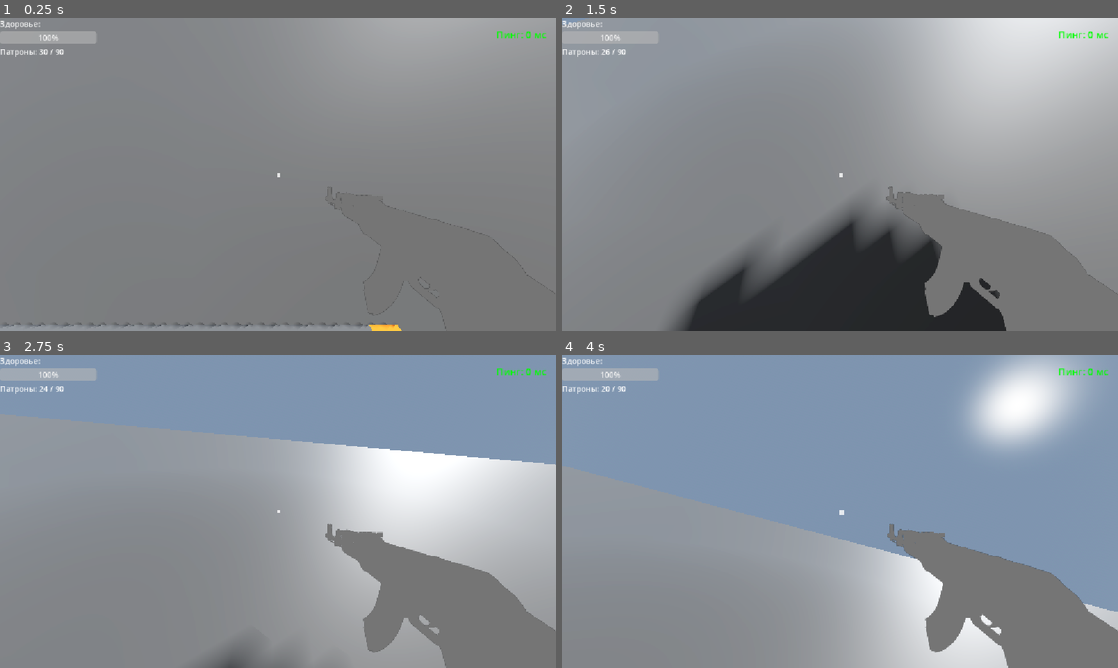
Above: before the commit, frames 1-4 (two rows, left to right).
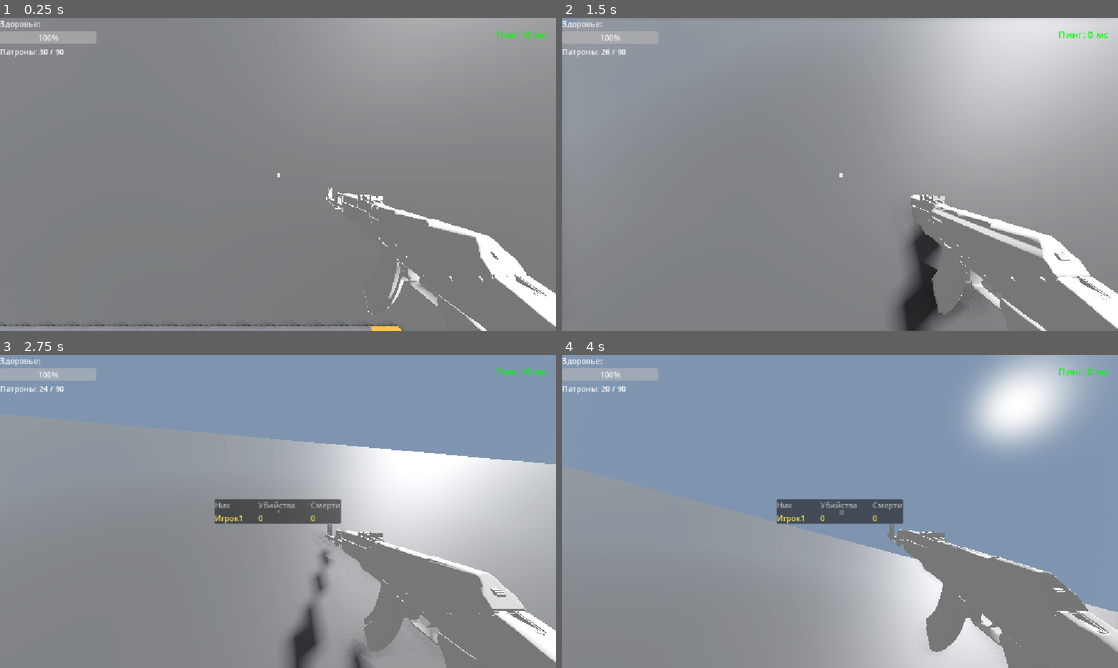
Above: after the commit, the same moments.

Repository: genjblu/multiplayer-vb
Game: Godot game, scene res://scenes/arena.tscn
The game is run twice, just before and just after one commit, with the same random seed, the same clock (stepped at 60 frames per second) and the same inputs. This scene is started directly instead of the project's main scene. The engine's default icon, where the game draws it, is replaced by a stand-in: a white triangle on a blue panel in a dark square.
Inputs (mouse positions are in pixels of both pictures, inside the frame that each line leads up to):
- Up to frame 1 (0.25 s): no input
- Up to frame 2 (1.5 s): tap Enter (ui_accept) at 0.5 s; move the mouse to (867, 174) at 0.52 s; hold Right mouse button (ads) 0.53-1.28 s; hold W (move_forward) from 0.53 s (still down); tap Space (jump) at 0.77, 1.07 s; click (867, 174) at 0.8 s; move the mouse to (812, 174) at 1.27 s; click (812, 174) at 1.35 s
- Up to frame 3 (2.75 s): keep holding W (move_forward); tap Space (jump) at 1.52, 1.82 s; tap Tab at 1.55 s; move the mouse to (289, 505) at 2.02 s; hold Tab from 2.03 s (still down); click (289, 505) at 2.17 s; right-click (289, 505) at 2.3 s
- Up to frame 4 (4 s): keep holding W (move_forward); move the mouse to (834, 517) at 2.77 s; release Tab at 2.78 s; right-click (834, 517) at 2.85 s; tap Space (jump) at 3.02, 3.32, 3.77 s; click (834, 517) at 3.05 s; move the mouse to (878, 514) at 3.52 s; hold Tab from 3.53 s (still down); tap Ctrl (crouch) at 3.6 s; click (878, 514) at 3.67 s

The runs differ from the first frame. In frame 1, 2.6% of the frame differs, in the area x 0-100%, y 54-100%; in frame 2, 16%, in the area x 19-100%, y 53-100%; in frame 3, 5.6%; in frame 4, 2.7%.

Commit message:
fixed lighting on weapons, added statistic menu, fixed issue with host

Diff:
--- /dev/null
+++ b/new_autoload_script.gd
@@ -0,0 +1,11 @@
+extends Node
+
+
+# Called when the node enters the scene tree for the first time.
+func _ready() -> void:
+	pass # Replace with function body.
+
+
+# Called every frame. 'delta' is the elapsed time since the previous frame.
+func _process(delta: float) -> void:
+	pass
--- a/project.godot
+++ b/project.godot
@@ -19,6 +19,7 @@
 
 NetworkManager="*res://scripts/network_manager.gd"
 _mcp_game_helper="*res://addons/godot_ai/runtime/game_helper.gd"
+GameStats="*res://scripts/game_stats.gd"
 
 [display]
 
--- a/scenes/arena.tscn
+++ b/scenes/arena.tscn
@@ -18,6 +18,7 @@
 ambient_light_source = 2
 ambient_light_color = Color(0.4, 0.4, 0.4, 1)
 tonemap_mode = 2
+ssao_enabled = true
 glow_enabled = true
 
 [sub_resource type="ConcavePolygonShape3D" id="ConcavePolygonShape3D_olpmc"]
@@ -32,6 +33,8 @@
 [node name="DirectionalLight3D" type="DirectionalLight3D" parent="." unique_id=1790312215 groups=["directional_lights"]]
 transform = Transform3D(0.707107, -0.5, 0.5, 0, 0.707107, 0.707107, -0.707107, -0.5, 0.5, 0, 10, 0)
 shadow_enabled = true
+directional_shadow_split_1 = 0.05
+directional_shadow_blend_splits = true
 
 [node name="WorldEnvironment" type="WorldEnvironment" parent="." unique_id=909601243]
 environment = SubResource("Environment_arena")
--- a/scenes/main_menu.tscn
+++ b/scenes/main_menu.tscn
@@ -4,13 +4,28 @@
 
 [node name="MainMenu" type="Control" unique_id=210663154]
 layout_mode = 3
-anchors_preset = 0
+anchors_preset = 8
+anchor_left = 0.5
+anchor_top = 0.5
+anchor_right = 0.5
+anchor_bottom = 0.5
+grow_horizontal = 2
+grow_vertical = 2
 script = ExtResource("1_l6cm7")
 
 [node name="CenterContainer" type="CenterContainer" parent="." unique_id=1237441099]
-layout_mode = 0
-anchor_right = 1.0
-anchor_bottom = 1.0
+layout_mode = 1
+anchors_preset = 8
+anchor_left = 0.5
+anchor_top = 0.5
+anchor_right = 0.5
+anchor_bottom = 0.5
+offset_left = -184.0
+offset_top = -186.5
+offset_right = 184.0
+offset_bottom = 186.5
+grow_horizontal = 2
+grow_vertical = 2
 
 [node name="PanelContainer" type="PanelContainer" parent="CenterContainer" unique_id=1225483137]
 layout_mode = 2
@@ -83,3 +98,8 @@
 layout_mode = 2
 text = "Статус: Ожидание..."
 horizontal_alignment = 1
+
+[node name="NickEdit" type="LineEdit" parent="CenterContainer/PanelContainer/MarginContainer/VBoxContainer" unique_id=551850513]
+unique_name_in_owner = true
+layout_mode = 2
+placeholder_text = "Enter your nickname"
--- a/scenes/player.tscn
+++ b/scenes/player.tscn
@@ -48,6 +48,7 @@
 
 [node name="Camera3D" type="Camera3D" parent="Head" unique_id=401373945]
 unique_name_in_owner = true
+transform = Transform3D(1, 0, 0, 0, 1, 0, 0, 0, 1, 0, 0, -0.002020359)
 
 [node name="WeaponRay" type="RayCast3D" parent="Head/Camera3D" unique_id=476339574]
 unique_name_in_owner = true
--- /dev/null
+++ b/scripts/game_stats.gd
@@ -0,0 +1,92 @@
+extends Node
+
+signal stats_changed
+signal kill_feed_message(text: String)
+
+const CONFIG_PATH := "user://player.cfg"
+const MAX_NICK_LENGTH := 16
+
+var local_nick: String = ""
+# peer_id -> {"name": String, "kills": int, "deaths": int}
+var players: Dictionary = {}
+
+func _ready() -> void:
+	_load_nick()
+	multiplayer.peer_disconnected.connect(_on_peer_disconnected)
+	multiplayer.server_disconnected.connect(reset_stats)
+
+func set_nick(nick: String) -> void:
+	local_nick = _sanitize(nick)
+	var cfg := ConfigFile.new()
+	cfg.load(CONFIG_PATH)
+	cfg.set_value("player", "nick", local_nick)
+	cfg.save(CONFIG_PATH)
+
+func _load_nick() -> void:
+	var cfg := ConfigFile.new()
+	if cfg.load(CONFIG_PATH) == OK:
+		local_nick = _sanitize(str(cfg.get_value("player", "nick", "")))
+
+func _sanitize(nick: String) -> String:
+	var n := nick.strip_edges()
+	if n.length() > MAX_NICK_LENGTH:
+		n = n.substr(0, MAX_NICK_LENGTH)
+	return n
+
+func reset_stats() -> void:
+	players.clear()
+	stats_changed.emit()
+
+# Клиент или сервер сообщает серверу свой ник
+@rpc("any_peer", "call_local", "reliable")
+func register_name(nick: String) -> void:
+	if not multiplayer.is_server():
+		return
+	var id := multiplayer.get_remote_sender_id()
+	if id == 0:
+		id = multiplayer.get_unique_id()
+	var clean := _sanitize(nick)
+	if clean.is_empty():
+		clean = "Игрок" + str(id)
+	if players.has(id):
+		players[id]["name"] = clean
+	else:
+		players[id] = {"name": clean, "kills": 0, "deaths": 0}
+	_broadcast()
+
+# Погибший игрок сообщает серверу о своей смерти. attacker_id = 0 значит "никто" (падение)
+@rpc("any_peer", "call_local", "reliable")
+func report_death(attacker_id: int) -> void:
+	if not multiplayer.is_server():
+		return
+	var victim_id := multiplayer.get_remote_sender_id()
+	if victim_id == 0:
+		victim_id = multiplayer.get_unique_id()
+	if not players.has(victim_id):
+		return
+	players[victim_id]["deaths"] += 1
+	var victim_name: String = players[victim_id]["name"]
+	if attacker_id != victim_id and players.has(attacker_id):
+		players[attacker_id]["kills"] += 1
+		var killer_name: String = players[attacker_id]["name"]
+		_announce.rpc(killer_name + " убил " + victim_name)
+	else:
+		_announce.rpc(victim_name + " погиб")
+	_broadcast()
+
+func _broadcast() -> void:
+	_sync_stats.rpc(players)
+
+@rpc("authority", "call_local", "reliable")
+func _sync_stats(data: Dictionary) -> void:
+	players = data
+	stats_changed.emit()
+
+@rpc("authority", "call_local", "reliable")
+func _announce(text: String) -> void:
+	kill_feed_message.emit(text)
+
+func _on_peer_disconnected(id: int) -> void:
+	if multiplayer.is_server() and players.has(id):
+		players.erase(id)
+		_broadcast()
--- a/scripts/hud.gd
+++ b/scripts/hud.gd
@@ -12,6 +12,9 @@
 var hit_flash_timer: float = 0.0
 
 var viewmodel: ViewmodelRenderer
+
+var scoreboard: Scoreboard
+var kill_feed: KillFeed
 
 var pause_menu: Control
 var settings_menu: Control
@@ -72,14 +75,18 @@
 
 	_build_pause_menu()
 	_build_hud_elements()
-	var weapon_root_node = player.get_node_or_null("Head/Camera3D")
-	if weapon_root_node:
-		viewmodel = ViewmodelRenderer.new()
-		add_child(viewmodel)
-		move_child(viewmodel, 0)  # рисовать под HUD
-		viewmodel.setup(weapon_root_node)
-	else:
-		push_warning("ViewmodelRenderer: узел оружия не найден, проверь путь")
+
+	scoreboard = Scoreboard.new()
+	add_child(scoreboard)
+	kill_feed = KillFeed.new()
+	add_child(kill_feed)
+	#if weapon_root_node:
+		#viewmodel = ViewmodelRenderer.new()
+		#add_child(viewmodel)
+		#move_child(viewmodel, 0)  # рисовать под HUD
+		#viewmodel.setup(weapon_root_node)
+	#else:
+		#push_warning("ViewmodelRenderer: узел оружия не найден, проверь путь")
 
 func _is_mobile() -> bool:
 	return OS.has_feature("mobile") or OS.get_name() in ["Android", "iOS"] or ProjectSettings.get_setting("input_devices/pointing/emulate_touch_from_mouse")
@@ -155,6 +162,17 @@
 	btn_menu.custom_minimum_size = Vector2(200, 42)
 	btn_menu.pressed.connect(_toggle_pause)
 	btn_vbox.add_child(btn_menu)
+
+	# Кнопка Таблица (закрепить скорборд)
+	var btn_score = Button.new()
+	btn_score.text = "Таблица"
+	btn_score.toggle_mode = true
+	btn_score.custom_minimum_size = Vector2(200, 42)
+	btn_score.toggled.connect(func(pressed):
+		if scoreboard:
+			scoreboard.pinned = pressed
+	)
+	btn_vbox.add_child(btn_score)
 
 func _input(event: InputEvent) -> void:
 	if not player or not player.is_multiplayer_authority():
@@ -224,8 +242,13 @@
 	var btn_quit = Button.new()
 	btn_quit.text = "Выход в меню"
 	btn_quit.pressed.connect(func():
+		GameStats.reset_stats()
 		get_tree().paused = false
-		get_tree().change_scene_to_file("res://scenes/main_menu.tscn")
+		var net_manager = get_node_or_null("/root/NetworkManager")
+		if net_manager:
+			net_manager.disconnect_peer()
+		else:
+			get_tree().change_scene_to_file("res://scenes/main_menu.tscn")
 	)
 	vbox.add_child(btn_quit)
 
@@ -396,6 +419,10 @@
 			fps_label.visible = false
 	)
 	vbox.add_child(chk_fps)
+
+	if OS.has_feature("mobile"):
+		chk_ssao.hide()
+		chk_ssr.hide()
 
 	# Potato Graphics Preset Toggle
 	btn_potato = Button.new()
--- /dev/null
+++ b/scripts/kill_feed.gd
@@ -0,0 +1,30 @@
+class_name KillFeed
+extends VBoxContainer
+
+const MAX_LINES := 5
+const LIFETIME := 5.0
+
+func _ready() -> void:
+	mouse_filter = Control.MOUSE_FILTER_IGNORE
+	set_anchors_and_offsets_preset(Control.PRESET_CENTER_TOP)
+	offset_left = -200
+	offset_right = 200
+	offset_top = 20
+	GameStats.kill_feed_message.connect(_add_line)
+
+func _add_line(text: String) -> void:
+	var label := Label.new()
+	label.text = text
+	label.horizontal_alignment = HORIZONTAL_ALIGNMENT_CENTER
+	label.add_theme_font_size_override("font_size", 18)
+	label.add_theme_color_override("font_outline_color", Color.BLACK)
+	label.add_theme_constant_override("outline_size", 4)
+	add_child(label)
+	while get_child_count() > MAX_LINES:
+		var old := get_child(0)
+		remove_child(old)
+		old.queue_free()
+	get_tree().create_timer(LIFETIME).timeout.connect(func():
+		if is_instance_valid(label):
+			label.queue_free()
+	)
--- a/scripts/main_menu.gd
+++ b/scripts/main_menu.gd
@@ -8,11 +8,16 @@
 @onready var host_button: Button = %HostButton
 @onready var join_button: Button = %JoinButton
 @onready var status_label: Label = %StatusLabel
+@onready var nick_edit: LineEdit = %NickEdit
 
 func _ready() -> void:
 	# Инициализация значений по умолчанию
 	ip_input.text = default_ip
 	port_input.text = str(default_port)
+	if nick_edit:
+		nick_edit.max_length = 16
+		nick_edit.placeholder_text = "Ваш ник"
+		nick_edit.text = GameStats.local_nick
 
 	# Подключение сигналов кнопок
 	host_button.pressed.connect(_on_host_pressed)
@@ -26,6 +31,8 @@
 		net_manager.game_started.connect(_on_game_started)
 
 func _on_host_pressed() -> void:
+	if nick_edit:
+		GameStats.set_nick(nick_edit.text)
 	var port: int = port_input.text.to_int()
 	if port <= 0:
 		status_label.text = "Статус: Укажите корректный порт!"
@@ -42,6 +49,8 @@
 			_set_ui_disabled(false)
 
 func _on_join_pressed() -> void:
+	if nick_edit:
+		GameStats.set_nick(nick_edit.text)
 	var ip: String = ip_input.text.strip_edges()
 	var port: int = port_input.text.to_int()
 
--- a/scripts/network_manager.gd
+++ b/scripts/network_manager.gd
@@ -9,7 +9,7 @@
 const DEFAULT_PORT := 7777
 const MAX_CLIENTS := 32
 
-var peer := ENetMultiplayerPeer.new()
+var peer: ENetMultiplayerPeer = null
 
 func _ready() -> void:
 	multiplayer.peer_connected.connect(_on_peer_connected)
@@ -22,10 +22,21 @@
 	if what == NOTIFICATION_WM_CLOSE_REQUEST or what == NOTIFICATION_WM_GO_BACK_REQUEST:
 		disconnect_peer()
 
+func _reset_peer() -> void:
+	if multiplayer.has_multiplayer_peer():
+		multiplayer.multiplayer_peer.close()
+		multiplayer.multiplayer_peer = null
+	if peer:
+		peer.close()
+		peer = null
+
 func host_game(port: int = DEFAULT_PORT) -> Error:
+	_reset_peer()
+	peer = ENetMultiplayerPeer.new()
 	var error := peer.create_server(port, MAX_CLIENTS)
 	if error != OK:
 		printerr("Failed to create server: ", error)
+		peer = null
 		return error
 	multiplayer.multiplayer_peer = peer
 	print("Server hosted successfully on port %d" % port)
@@ -34,18 +45,19 @@
 	return OK
 
 func join_game(ip: String, port: int = DEFAULT_PORT) -> Error:
+	_reset_peer()
+	peer = ENetMultiplayerPeer.new()
 	var error := peer.create_client(ip, port)
 	if error != OK:
 		printerr("Failed to create client for IP %s:%d -> %s" % [ip, port, error])
+		peer = null
 		return error
 	multiplayer.multiplayer_peer = peer
 	print("Connecting to server at %s:%d..." % [ip, port])
 	return OK
 
 func disconnect_peer() -> void:
-	if multiplayer.has_multiplayer_peer():
-		multiplayer.multiplayer_peer.close()
-		multiplayer.multiplayer_peer = null
+	_reset_peer()
 	get_tree().change_scene_to_file("res://scenes/main_menu.tscn")
 
 func close_connection() -> void:
--- a/scripts/player.gd
+++ b/scripts/player.gd
@@ -25,7 +25,9 @@
 		"reserve": 60,
 		"recoil": 0.02,
 		"ads_fov": 55.0,
-		"mesh_size": Vector3(0.08, 0.08, 0.4)
+		"mesh_size": Vector3(0.08, 0.08, 0.4),
+		"hip_pos": Vector3(0.18, -0.22, -0.35),
+		"ads_pos": Vector3(0, -0.12, -0.3)
 	},
 	WeaponType.ASSAULT: {
 		"name": "Автомат",
@@ -34,7 +36,9 @@
 		"reserve": 90,
 		"recoil": 0.035,
 		"ads_fov": 45.0,
-		"mesh_size": Vector3(0.1, 0.1, 0.7)
+		"mesh_size": Vector3(0.1, 0.1, 0.7),
+		"hip_pos": Vector3(0.2, -0.2, -0.4),
+		"ads_pos": Vector3(0.08, -0.17, -0.35)
 	},
 	WeaponType.SHOTGUN: {
 		"name": "Дробовик",
@@ -44,7 +48,9 @@
 		"reserve": 32,
 		"recoil": 0.09,
 		"ads_fov": 60.0,
-		"mesh_size": Vector3(0.12, 0.12, 0.8)
+		"mesh_size": Vector3(0.12, 0.12, 0.8),
+		"hip_pos": Vector3(0.22, -0.24, -0.45),
+		"ads_pos": Vector3(0, -0.14, -0.38)
 	},
 	WeaponType.SNIPER: {
 		"name": "Снайперская винтовка",
@@ -53,7 +59,9 @@
 		"reserve": 20,
 		"recoil": 0.16,
 		"ads_fov": 20.0,
-		"mesh_size": Vector3(0.08, 0.08, 1.1)
+		"mesh_size": Vector3(0.08, 0.08, 1.1),
+		"hip_pos": Vector3(0.22, -0.22, -0.5),
+		"ads_pos": Vector3(0, -0.13, -0.4)
 	}
 }
 
@@ -143,6 +151,13 @@
 		return
 
 	camera.make_current()
+	GameStats.register_name.rpc_id(1, GameStats.local_nick)
+	# Своё тело не должно затенять свою же камеру и руки
+	var body_mesh = get_node_or_null("MeshInstance3D")
+	if body_mesh:
+		body_mesh.cast_shadow = GeometryInstance3D.SHADOW_CASTING_SETTING_OFF
+		body_mesh.set_layer_mask_value(1, false)
+		body_mesh.set_layer_mask_value(3, true)
 
 	health_changed.emit(health)
 	ammo_changed.emit(current_ammo, reserve_ammo)
@@ -175,10 +190,18 @@
 	current_ammo = max_ammo
 	reserve_ammo = stats["reserve"]
 
-	if weapon_pistol: weapon_pistol.visible = false
-	if weapon_assault: weapon_assault.visible = false
-	if weapon_shotgun: weapon_shotgun.visible = false
-	if weapon_sniper: weapon_sniper.visible = false
+	if weapon_pistol:
+		weapon_pistol.visible = false
+		weapon_pistol.cast_shadow = GeometryInstance3D.SHADOW_CASTING_SETTING_OFF
+	if weapon_assault:
+		weapon_assault.visible = false
+		weapon_assault.cast_shadow = GeometryInstance3D.SHADOW_CASTING_SETTING_OFF
+	if weapon_shotgun:
+		weapon_shotgun.visible = false
+		weapon_shotgun.cast_shadow = GeometryInstance3D.SHADOW_CASTING_SETTING_OFF
+	if weapon_sniper:
+		weapon_sniper.visible = false
+		weapon_sniper.cast_shadow = GeometryInstance3D.SHADOW_CASTING_SETTING_OFF
 
 	match current_weapon:
 		WeaponType.PISTOL:
@@ -192,6 +215,7 @@
 
 	if current_weapon_node:
 		current_weapon_node.visible = true
+		current_weapon_node.cast_shadow = GeometryInstance3D.SHADOW_CASTING_SETTING_ON
 		if current_weapon_node.mesh is BoxMesh:
 			var box: BoxMesh = current_weapon_node.mesh as BoxMesh
 			box.size = stats["mesh_size"]
@@ -325,6 +349,7 @@
 		return
 
 	if global_position.y < -10.0:
+		GameStats.report_death.rpc_id(1, 0)
 		die()
 		return
 
@@ -347,7 +372,7 @@
 	var target_fov = stats["ads_fov"] if is_ads else 75.0
 	camera.fov = lerp(camera.fov, target_fov, delta * 15.0)
 
-	var target_weapon_pos = Vector3(0, -0.12, -0.35) if is_ads else Vector3(0.2, -0.2, -0.4)
+	var target_weapon_pos = stats["ads_pos"] if is_ads else stats["hip_pos"]
 	if current_weapon_node:
 		current_weapon_node.position = current_weapon_node.position.lerp(target_weapon_pos, delta * 15.0)
 
@@ -423,7 +448,7 @@
 			if weapon_ray.is_colliding():
 				var collider = weapon_ray.get_collider()
 				if collider and collider.has_method("take_damage"):
-					collider.take_damage.rpc_id(collider.get_multiplayer_authority(), stats["damage"])
+					collider.take_damage.rpc_id(collider.get_multiplayer_authority(), stats["damage"], multiplayer.get_unique_id())
 					hit_any = true
 		weapon_ray.target_position = Vector3(0, 0, -50) # сброс
 	else:
@@ -431,7 +456,7 @@
 		if weapon_ray.is_colliding():
 			var collider = weapon_ray.get_collider()
 			if collider and collider.has_method("take_damage"):
-				collider.take_damage.rpc_id(collider.get_multiplayer_authority(), stats["damage"])
+				collider.take_damage.rpc_id(collider.get_multiplayer_authority(), stats["damage"], multiplayer.get_unique_id())
 				hit_any = true
 
 	if hit_any:
@@ -453,7 +478,7 @@
 	ammo_changed.emit(current_ammo, reserve_ammo)
 
 @rpc("any_peer", "call_local", "reliable")
-func take_damage(amount: int) -> void:
+func take_damage(amount: int, attacker_id: int) -> void:
 	if not is_multiplayer_authority():
 		return
 
@@ -462,6 +487,7 @@
 	health_changed.emit(health)
 
 	if health <= 0:
+		GameStats.report_death.rpc_id(1, attacker_id)
 		die()
 
 func die() -> void:
--- /dev/null
+++ b/scripts/scoreboard.gd
@@ -0,0 +1,47 @@
+class_name Scoreboard
+extends CenterContainer
+
+var pinned: bool = false  # включается кнопкой на телефоне
+var panel: PanelContainer
+var grid: GridContainer
+
+func _ready() -> void:
+	set_anchors_and_offsets_preset(Control.PRESET_FULL_RECT)
+	mouse_filter = Control.MOUSE_FILTER_IGNORE
+	visible = false
+	panel = PanelContainer.new()
+	panel.mouse_filter = Control.MOUSE_FILTER_IGNORE
+	add_child(panel)
+	grid = GridContainer.new()
+	grid.columns = 3
+	grid.mouse_filter = Control.MOUSE_FILTER_IGNORE
+	grid.add_theme_constant_override("h_separation", 32)
+	panel.add_child(grid)
+	GameStats.stats_changed.connect(_refresh)
+	_refresh()
+
+func _process(_delta: float) -> void:
+	visible = pinned or Input.is_key_pressed(KEY_TAB)
+
+func _refresh() -> void:
+	for c in grid.get_children():
+		grid.remove_child(c)
+		c.queue_free()
+	_add_cell("Ник", Color(0.7, 0.7, 0.7))
+	_add_cell("Убийства", Color(0.7, 0.7, 0.7))
+	_add_cell("Смерти", Color(0.7, 0.7, 0.7))
+	var ids: Array = GameStats.players.keys()
+	ids.sort_custom(func(a, b): return GameStats.players[a]["kills"] > GameStats.players[b]["kills"])
+	var my_id: int = multiplayer.get_unique_id()
+	for id in ids:
+		var p: Dictionary = GameStats.players[id]
+		var color := Color(1, 0.9, 0.3) if id == my_id else Color(1, 1, 1)
+		_add_cell(str(p["name"]), color)
+		_add_cell(str(p["kills"]), color)
+		_add_cell(str(p["deaths"]), color)
+
+func _add_cell(text: String, color: Color) -> void:
+	var l := Label.new()
+	l.text = text
+	l.add_theme_color_override("font_color", color)
+	grid.add_child(l)
--- a/scripts/viewmodel_renderer.gd
+++ b/scripts/viewmodel_renderer.gd
@@ -6,6 +6,8 @@
 var weapon_root: Node = null
 var viewport: SubViewport
 var weapon_cam: Camera3D
+var sun_light: DirectionalLight3D
+var fill_light: DirectionalLight3D
 
 func _ready() -> void:
 	process_priority = 1000  # выполняться после всех остальных, чтобы не было дрожания
@@ -28,18 +30,31 @@
 	weapon_cam = Camera3D.new()
 	weapon_cam.cull_mask = 0
 	weapon_cam.set_cull_mask_value(VIEWMODEL_LAYER, true)
-	weapon_cam.near = 0.01
-	weapon_cam.far = 10.0
-	weapon_cam.environment = _make_environment()
+	weapon_cam.near = 0.05
+	weapon_cam.far = 100.0
+	#weapon_cam.environment = _make_environment()
 	viewport.add_child(weapon_cam)
 	weapon_cam.current = true
 
-	var fill := DirectionalLight3D.new()
-	fill.light_cull_mask = 1 << (VIEWMODEL_LAYER - 1)  # светит только на слой оружия
-	fill.shadow_enabled = false
-	fill.light_energy = 0.8
-	fill.rotation_degrees = Vector3(-45, 30, 0)
-	weapon_cam.add_child(fill)
+	# 1. Основной свет (солнце), с динамическими тенями и рельефом
+	sun_light = DirectionalLight3D.new()
+	sun_light.light_cull_mask = 1 << (VIEWMODEL_LAYER - 1)  # слой 20
+	sun_light.shadow_enabled = true
+	sun_light.shadow_caster_mask = 1 << (VIEWMODEL_LAYER - 1)
+	sun_light.shadow_bias = 0.01
+	sun_light.shadow_normal_bias = 1.0
+	sun_light.directional_shadow_split_1 = 0.05
+	sun_light.directional_shadow_max_distance = 10.0
+	sun_light.light_energy = 1.2
+	viewport.add_child(sun_light)
+
+	# 2. Мягкий заполняющий свет, чтобы теневые грани не были чёрными
+	fill_light = DirectionalLight3D.new()
+	fill_light.light_cull_mask = 1 << (VIEWMODEL_LAYER - 1)
+	fill_light.shadow_enabled = false
+	fill_light.light_energy = 0.35
+	fill_light.rotation_degrees = Vector3(-60, 45, 0)
+	weapon_cam.add_child(fill_light)
 
 func setup(root: Node) -> void:
 	weapon_root = root
@@ -58,6 +73,18 @@
 	weapon_cam.fov = main_cam.fov
 	weapon_cam.keep_aspect = main_cam.keep_aspect
 
+	# Синхронизируем направление основного света с солнцем в сцене
+	if is_instance_valid(sun_light):
+		var dir_lights = get_tree().get_nodes_in_group("directional_lights")
+		if dir_lights.size() > 0 and dir_lights[0] is DirectionalLight3D:
+			var scene_sun: DirectionalLight3D = dir_lights[0]
+			sun_light.global_transform.basis = scene_sun.global_transform.basis
+			sun_light.light_color = scene_sun.light_color
+			sun_light.light_energy = scene_sun.light_energy
+			sun_light.shadow_enabled = scene_sun.shadow_enabled
+		else:
+			sun_light.rotation_degrees = Vector3(-45, -30, 0)
+
 func _make_environment() -> Environment:
 	var main_env: Environment = null
 	var main_cam: Camera3D = get_viewport().get_camera_3d()
@@ -71,19 +98,18 @@
 	var env: Environment
 	if main_env:
 		env = main_env.duplicate()
-		var src = env.ambient_light_source
-		if src == Environment.AMBIENT_SOURCE_BG or src == Environment.AMBIENT_SOURCE_SKY:
-			if env.sky != null:
-				env.ambient_light_source = Environment.AMBIENT_SOURCE_SKY
-				env.reflected_light_source = Environment.REFLECTION_SOURCE_SKY
-			else:
-				env.ambient_light_source = Environment.AMBIENT_SOURCE_COLOR
-				env.ambient_light_color = Color(0.6, 0.6, 0.6)
-				env.ambient_light_energy = maxf(env.ambient_light_energy, 0.5)
-				env.reflected_light_source = Environment.REFLECTION_SOURCE_DISABLED
+	else:
+		env = Environment.new()
 
-	# Прозрачный фон и никаких тяжёлых эффектов для оружия
+	# Используем цвет неба / эмбиента из сцены, но мягкий, чтобы был контраст между светом и тенью
+	env.ambient_light_source = Environment.AMBIENT_SOURCE_COLOR
+	env.ambient_light_color = Color(0.25, 0.25, 0.28)
+	env.ambient_light_energy = 0.8
+	env.reflected_light_source = Environment.REFLECTION_SOURCE_SKY if env.sky != null else Environment.REFLECTION_SOURCE_DISABLED
+
+	# Прозрачный фон
 	env.background_mode = Environment.BG_CLEAR_COLOR
+	env.tonemap_mode = Environment.TONE_MAPPER_FILMIC
 	env.fog_enabled = false
 	env.volumetric_fog_enabled = false
 	env.glow_enabled = false
@@ -102,6 +128,7 @@
 	if gi:
 		gi.layers = 0
 		gi.set_layer_mask_value(VIEWMODEL_LAYER, true)
+		gi.cast_shadow = GeometryInstance3D.SHADOW_CASTING_SETTING_ON
 
 # Новые узлы оружия, созданные во время игры, тоже получают слой
 func _on_node_added(node: Node) -> void:
Not shown, added: new_autoload_script.gd.uid
Not shown, added: scripts/game_stats.gd.uid
Not shown, added: scripts/kill_feed.gd.uid
Not shown, added: scripts/scoreboard.gd.uid
Not shown, changed: multiplayer-vb.apk
Not shown, changed: multiplayer-vb.apk.idsig
